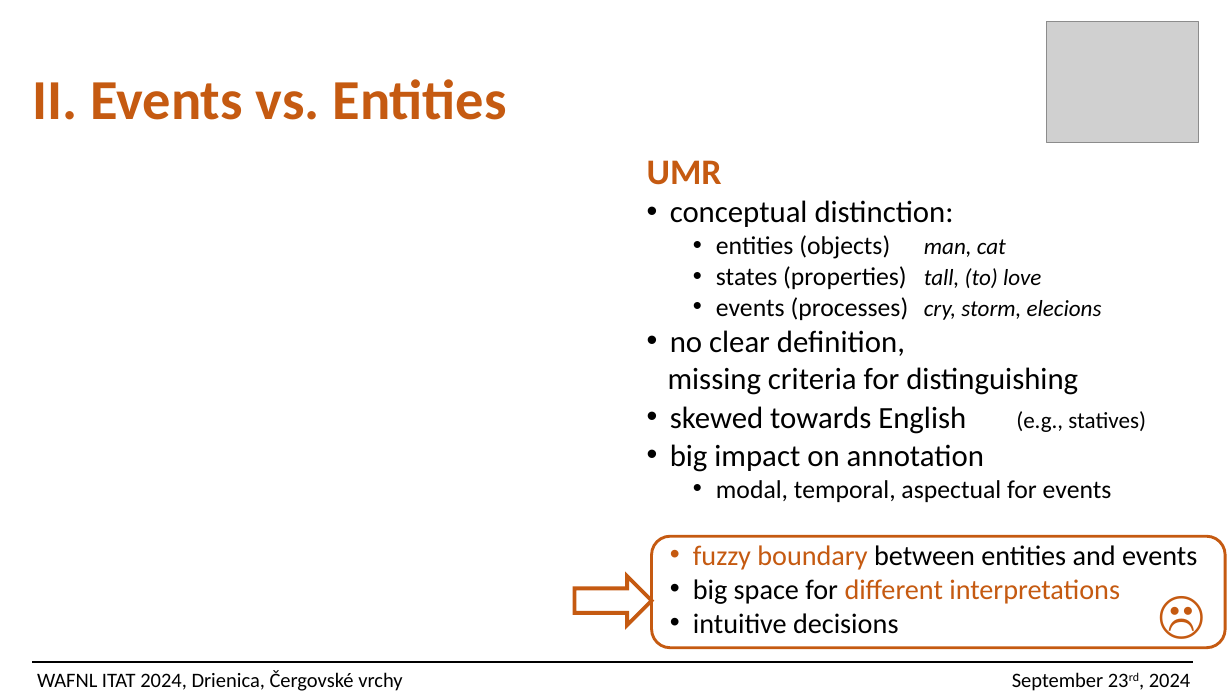
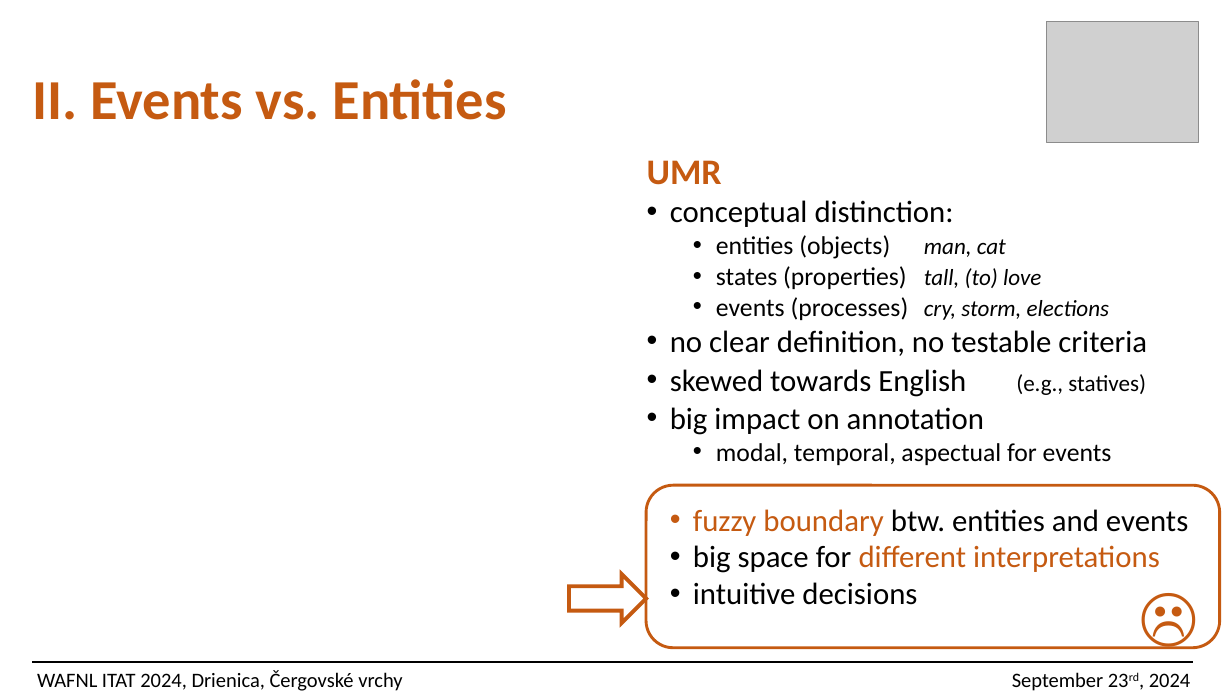
Before and after one commit to ufal/UMR, a slide deck: slide 24 of papers/2024-ITAT-slides.pptx (slide 23 before the commit). Drawn at 1232x693 pixels with LibreOffice and Linux fonts; fonts in the diff are those of the drawing; grey boxes stand for pictures. Boxes give left, top, right and bottom in pixels: in the first picture for what was removed or moved away, otherwise in the second. Text is boxed around its words. In the diff, an @@ line names an element or a change of style, - is before the commit and + after.

```diff
--- a/papers/2024-ITAT-slides.pptx
+++ b/papers/2024-ITAT-slides.pptx
@@ text at [670, 297, 1147, 356]: text changed @@
-  • events (processes) cry, storm, elecions
-• no clear definition,
-missing criteria for distinguishing
+  • events (processes) cry, storm, elections
+• no clear definition, no testable criteria
@@ rounded rectangle: place and size @@
-rounded rectangle at [652, 536, 1226, 648]
+rounded rectangle at [646, 485, 1220, 648]
@@ text at [693, 509, 1188, 536]: text changed; size 22 to 24 pt @@
-  • fuzzy boundary between entities and events
+  • fuzzy boundary btw. entities and events
@@ text at [693, 545, 1160, 605]: size 22 to 24 pt in "big space for different interpretations", "intuitive decisions" @@
@@ text "☹": place and size @@
-text "☹" at [1143, 577, 1212, 648]
+text "☹" at [1124, 569, 1203, 656]
@@ text "☹" at [1124, 569, 1203, 656]: size 40 to 50 pt, bold off @@
@@ right arrow: place and size @@
-right arrow at [575, 577, 652, 626]
+right arrow at [569, 574, 646, 623]
```
Also in this commit, not shown: 18 other slides changed, 2 slides added, 1 slide removed, 1 other file.
